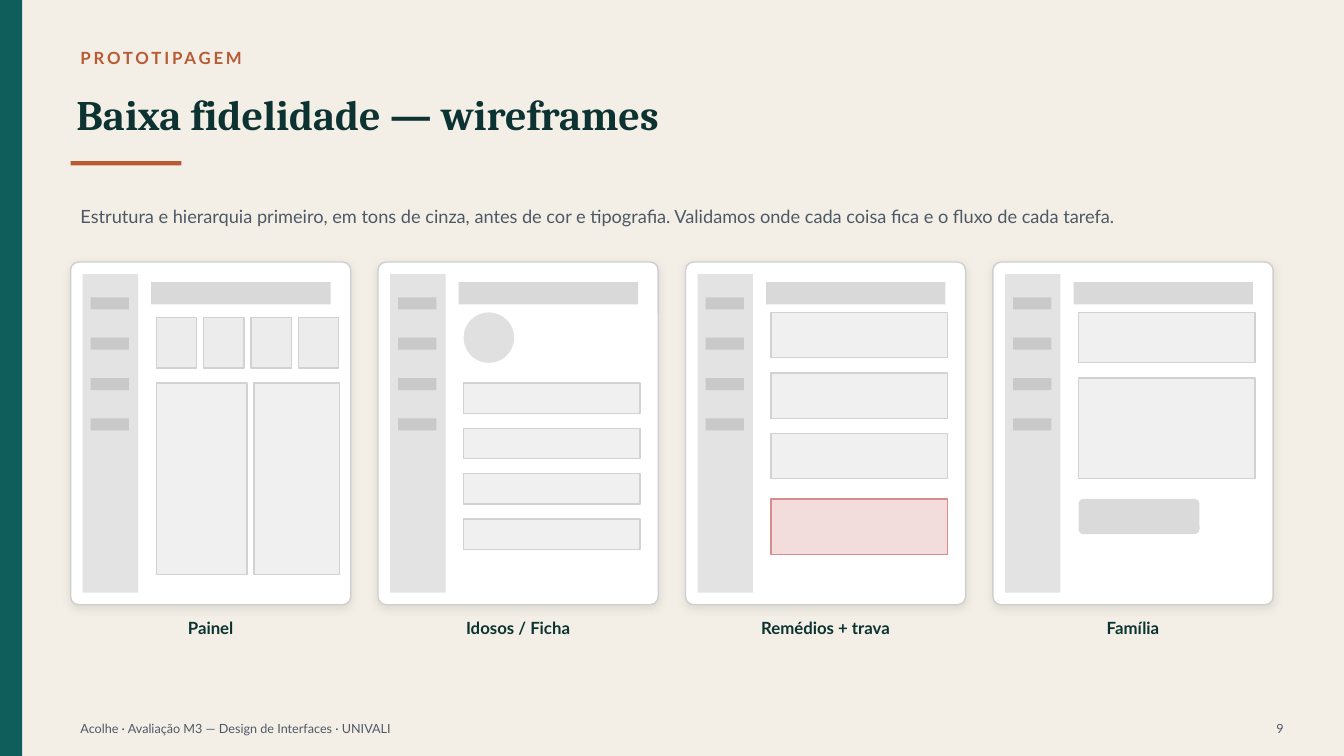
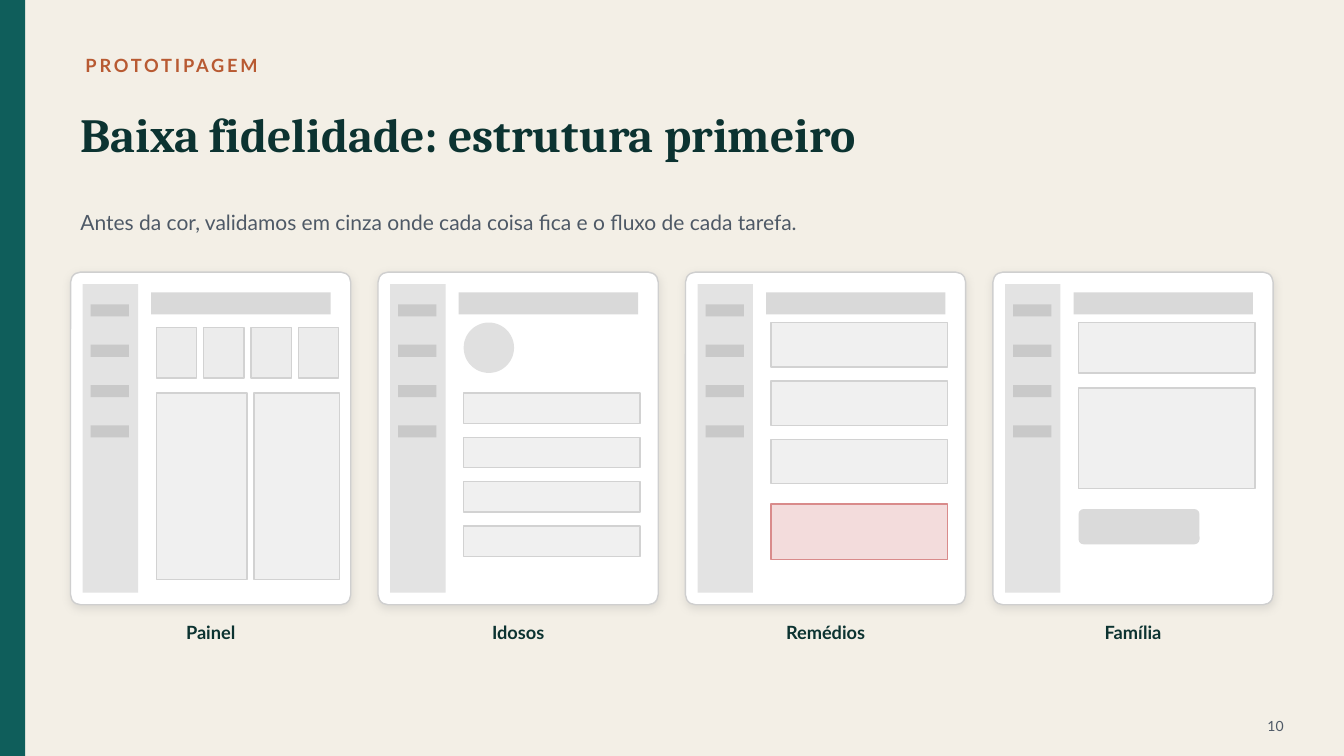
Before and after one commit to jbr121/acolhe-ilpi, a slide deck: slide 11 of apresentacao/Acolhe-Apresentacao-M3.pptx (slide 10 before the commit). Drawn at 1344x756 pixels with LibreOffice and Linux fonts; fonts in the diff are those of the drawing. Boxes give left, top, right and bottom in pixels: in the first picture for what was removed or moved away, otherwise in the second. Text is boxed around its words. In the diff, an @@ line names an element or a change of style, - is before the commit and + after.

```diff
--- a/apresentacao/Acolhe-Apresentacao-M3.pptx
+++ b/apresentacao/Acolhe-Apresentacao-M3.pptx
@@ size 12 to 13 pt in 3 elements at bbox=[186, 625, 235, 639], bbox=[1105, 625, 1162, 639], bbox=[76, 50, 1265, 81] @@
@@ text "PROTOTIPAGEM": place and size @@
-text "PROTOTIPAGEM" at bbox=[71, 42, 1260, 73]
+text "PROTOTIPAGEM" at bbox=[76, 50, 1265, 81]
@@ text at bbox=[80, 118, 855, 162]: text changed; size 30 to 34 pt @@
-Baixa fidelidade — wireframes
+Baixa fidelidade: estrutura primeiro
@@ line removed from (71, 163) to (181, 163) @@
@@ text at bbox=[80, 214, 797, 233]: text changed; size 13 to 15 pt @@
-Estrutura e hierarquia primeiro, em tons de cinza, antes de cor e tipografia. Validamos onde cada coisa fica e o fluxo de cada tarefa.
+Antes da cor, validamos em cinza onde cada coisa fica e o fluxo de cada tarefa.
@@ rounded rectangle: place and size @@
-rounded rectangle at bbox=[71, 262, 351, 605]
+rounded rectangle at bbox=[71, 272, 351, 605]
@@ rectangle: place and size @@
-rectangle at bbox=[83, 274, 138, 593]
+rectangle at bbox=[83, 284, 138, 593]
@@ rounded rectangle: place and size @@
-rounded rectangle at bbox=[378, 262, 658, 605]
+rounded rectangle at bbox=[378, 272, 658, 605]
@@ rectangle: place and size @@
-rectangle at bbox=[390, 274, 446, 593]
+rectangle at bbox=[390, 284, 446, 593]
@@ rounded rectangle: place and size @@
-rounded rectangle at bbox=[686, 262, 966, 605]
+rounded rectangle at bbox=[686, 272, 966, 605]
@@ rectangle: place and size @@
-rectangle at bbox=[698, 274, 753, 593]
+rectangle at bbox=[698, 284, 753, 593]
@@ proportions changed in 4 elements at bbox=[71, 272, 351, 605], bbox=[378, 272, 658, 605], bbox=[686, 272, 966, 605], bbox=[993, 272, 1273, 605] @@
@@ rounded rectangle: place and size @@
-rounded rectangle at bbox=[993, 262, 1273, 605]
+rounded rectangle at bbox=[993, 272, 1273, 605]
@@ rectangle: place and size @@
-rectangle at bbox=[1005, 274, 1061, 593]
+rectangle at bbox=[1005, 284, 1061, 593]
@@ 15 rectangles, 1 ellipse, 1 rounded rectangle: place and size @@
-15 rectangles, 1 ellipse, 1 rounded rectangle at bbox=[151, 282, 1255, 534]
+15 rectangles, 1 ellipse, 1 rounded rectangle at bbox=[151, 292, 1255, 544]
@@ 19 rectangles: place and size @@
-19 rectangles at bbox=[91, 297, 1052, 555]
+19 rectangles at bbox=[91, 304, 1052, 560]
@@ rectangle: place and size @@
-rectangle at bbox=[156, 383, 247, 575]
+rectangle at bbox=[156, 393, 247, 580]
@@ rectangle: place and size @@
-rectangle at bbox=[254, 383, 340, 575]
+rectangle at bbox=[254, 393, 340, 580]
@@ text at bbox=[492, 625, 544, 639]: text changed; size 12 to 13 pt @@
-Idosos / Ficha
+Idosos
@@ text at bbox=[786, 625, 865, 639]: text changed; size 12 to 13 pt @@
-Remédios + trava
+Remédios
@@ text removed at bbox=[80, 724, 391, 736] @@
-Acolhe · Avaliação M3 — Design de Interfaces · UNIVALI
@@ text added at bbox=[1267, 721, 1283, 731], 10 pt, text #4E5966 @@
+10
@@ text removed at bbox=[1276, 724, 1283, 733] @@
-9
```
Also in this commit, not shown: 12 other slides changed, 7 slides added, 6 slides removed, 1 other file.
